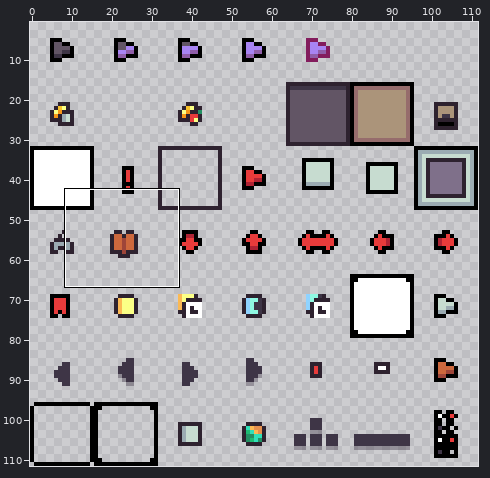
One commit to this pixel-art file: Projects/TastyRoad/Assets/Sprites/canvas_UI.aseprite. Above, an overview of the earlier version with the close-up marked.
Close-up. Before the edit:
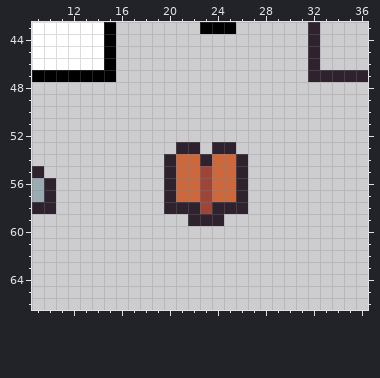
112x112 pixels, 1 frame. Shown: x 9..36, y 43..66. The wide view leaves out empty margins.
New version:
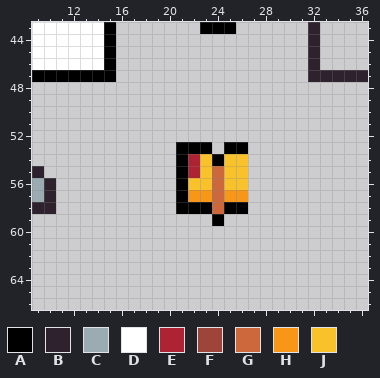
Palette (. is transparent): A #000000  B #2e222f  C #9babb2  D #ffffff  E #ae2334  F #9e4539  G #cd683d  H #f79617  J #f9c22b
What changed:
Layer "Layer 1":
Colour A now appears in row 53 at x 23 and 26.
The author changed colour B to colour A in row 53 at x 21 to 22 and 25; in row 58 at x 21 to 22 and 25 to 26; in row 59 at x 24.
The author changed colour F to colour A in row 58 at x 23.
The author changed colour G to colour A in row 54 at x 21 and 24; in rows 55 to 57 at x 21.
The author changed colour G to colour E in rows 54 to 55 at x 22.
The author changed colour B to colour G in row 58 at x 24.
The author changed colour B to colour H in row 57 at x 26.
The author changed colour F to colour H in row 57 at x 23.
The author changed colour G to colour H in row 57 at x 22 and 25.
The author changed colour B to colour J in row 54 at x 23 and 26; in rows 55 to 56 at x 26.
The author changed colour F to colour J in rows 55 to 56 at x 23.
The author changed colour G to colour J in rows 54 to 55 at x 25; in row 56 at x 22 and 25.
Colour B is gone in row 53 at x 24; in rows 54 to 58 at x 20; in row 59 at x 22 to 23.
Where, in picture pixels (left, top, right, bottom), the same in both close-ups:
changed: (164, 142, 248, 226)
